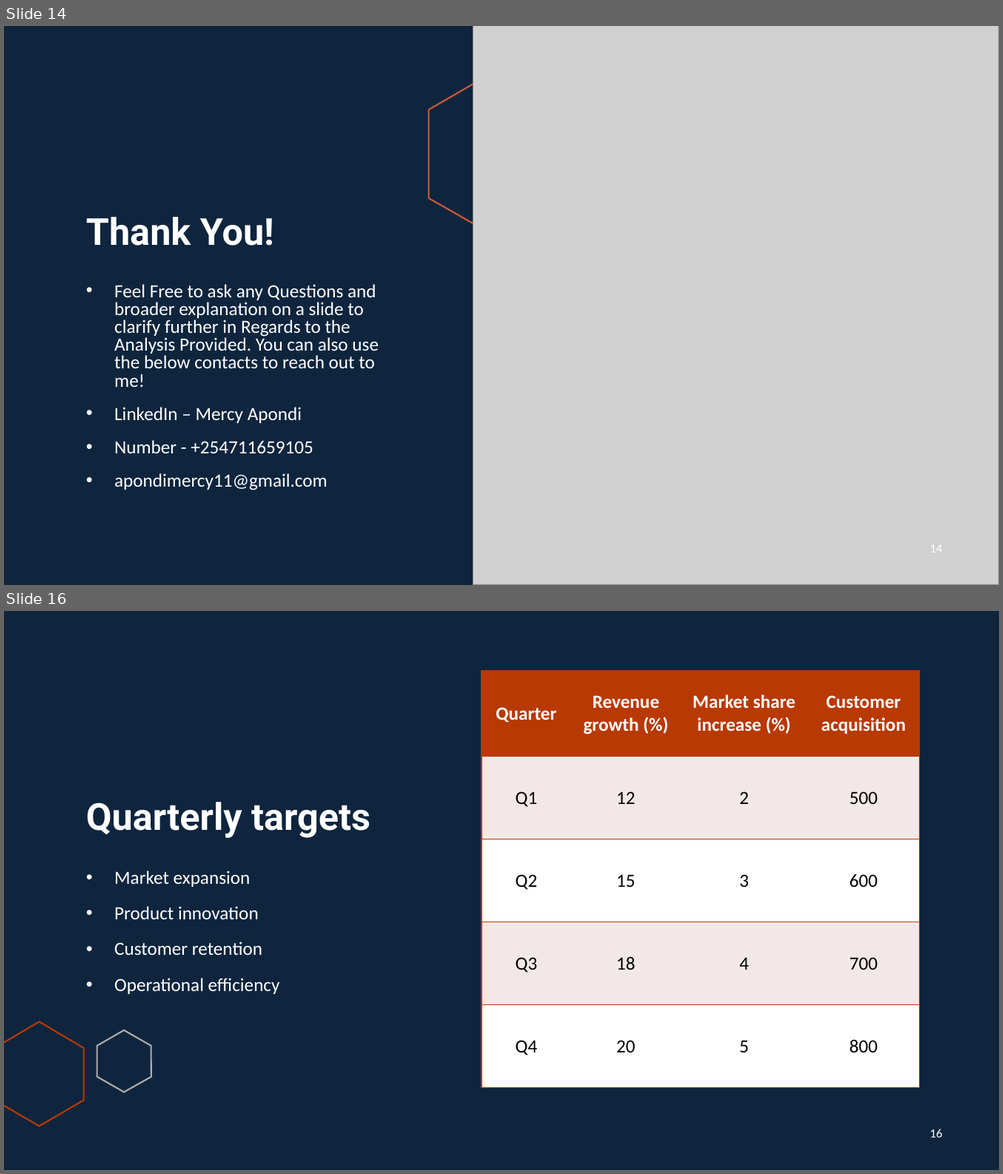
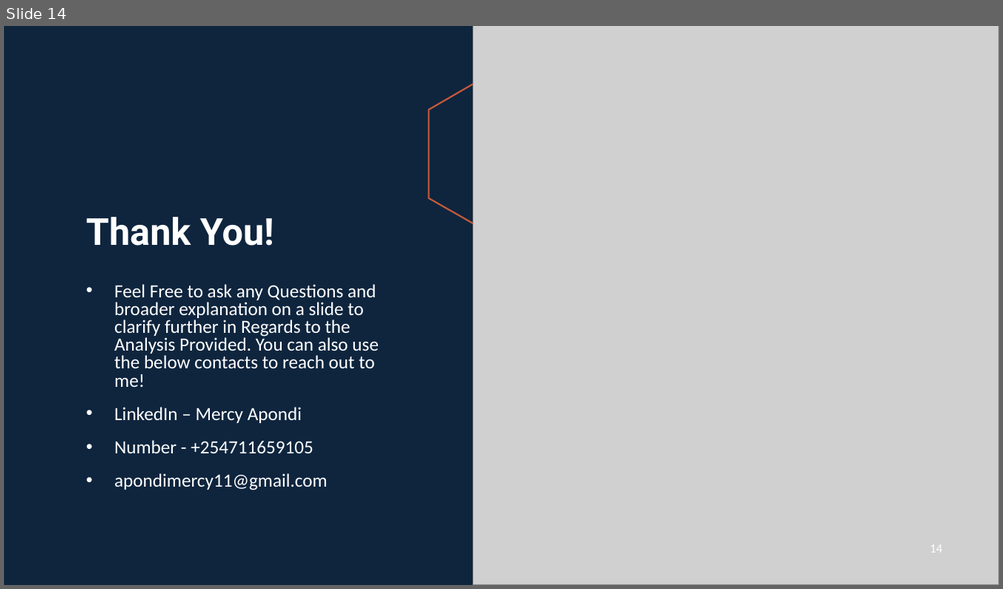
Before and after one commit to Apondi9911/New-Aviation-Fleet-Acquisition-Risk-Analysis, a slide deck: PresentationSlides/New Aviation Fleet Acquisition Risk Analysis.pptx. Shown one above the other, each under a label of ours: slides 14 and 16 before the commit, slide 14 after it; the slides between them are not shown. The pictures are 1003x1174 and 1003x589 pixels, drawn with LibreOffice and Linux fonts; fonts in the diff are those of the drawing; grey boxes stand for pictures. Boxes give left, top, right and bottom in pixels: in the first picture for what was removed or moved away, otherwise in the second. Text is boxed around its words. In the diff, an @@ line names an element or a change of style, - is before the commit and + after.

```diff
--- a/PresentationSlides/New Aviation Fleet Acquisition Risk Analysis.pptx
+++ b/PresentationSlides/New Aviation Fleet Acquisition Risk Analysis.pptx
@@ slide 16 removed at <box>4,611,999,1170</box>, background #0F253E @@
@@ table removed at <box>481,671,919,1088</box>, 5 rows, 4 columns @@
-Quarter | Revenue growth (%) | Market share increase (%) | Customer acquisition
-Q1 | 12 | 2 | 500
-Q2 | 15 | 3 | 600
-Q3 | 18 | 4 | 700
-Q4 | 20 | 5 | 800
@@ title removed at <box>86,802,370,838</box> @@
-Quarterly targets
@@ text removed at <box>114,871,280,994</box> @@
-• Market expansion
-• Product innovation
-• Customer retention
-• Operational efficiency
@@ freeform shape removed at <box>4,1022,84,1127</box> @@
@@ freeform shape removed at <box>97,1031,152,1092</box> @@
@@ page number removed at <box>930,1129,942,1138</box> @@
-16
```
Also in this commit, not shown: 5 other slides removed, 10 other files.
